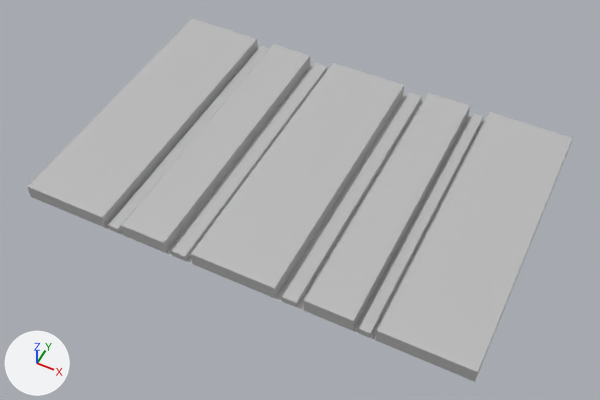
The FBX model sem_3/Environments/floor1.fbx as it was, and as the next commit left it.
Rendered twice from a 50 mm camera at (3.34, -6.9, 8.02) aimed at (0.06, -0.34, -0.18). Lighting does not change. The marker at lower left points along +X, +Y and +Z. The same objects are shown in both versions, whatever each file hides. Where no turn or scale is listed for an object, it has been applied to the vertices.

Script lines for the objects in view, before the commit:
```python
me_mesh = bpy.data.meshes.new('Mesh')
me_mesh.from_pydata(...)  # 72 vertices, 53 faces; spans x -3.0..3.0, y -2.0..2.0, z 0.0..0.2
me_mesh.materials.append(mat_lambert1)  # grey #bcbcbc
ob_floor = bpy.data.objects.new('floor', me_mesh)
ob_floor.location = (0.0, 0.0, 0.01)
```
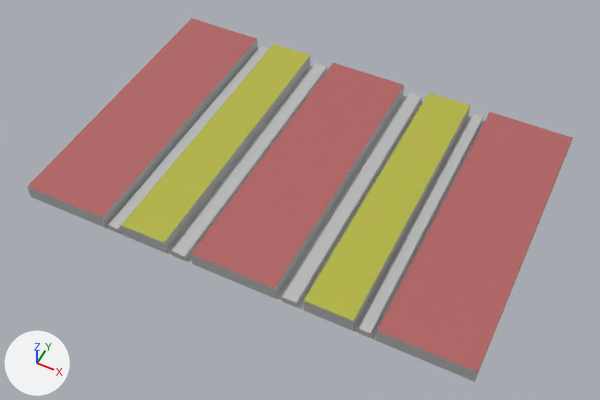
Changed parts and their boxes (x1, y1, x2, y2) in the pictures (600 x 400 px):
part 1 of me_mesh, recoloured (grey to yellow): (122, 44, 310, 243) in both
part 2 of me_mesh, recoloured (grey to yellow): (304, 93, 470, 321) in both
part 3 of me_mesh, recoloured (grey to brown): (27, 18, 257, 217) in both
part 4 of me_mesh, recoloured (grey to brown): (191, 63, 404, 288) in both
part 5 of me_mesh, recoloured (grey to brown): (377, 112, 573, 372) in both

What the commit changed:
Material 'PaintedMetal' (mat_paintedmetal) is new.
Its base color is (0.44, 0.121, 0.121) (brown #b16262).
Its roughness is 0.749.
Material 'PaintedMetal2' (mat_paintedmetal2) is new.
Its base color is (0.454, 0.463, 0.054) (yellow #b4b542).
Its roughness is 0.749.
me_mesh has 72 vertices, 53 faces and spans x -3.0..3.0, y -2.0..2.0, z 0.0..0.2.
me_mesh is used by ob_floor; location (0.0, 0.0, 0.01).
me_mesh part 1: the 1 face centred in x -1.25, y 0.0, z 0.2 switches from mat_lambert1 (grey #bcbcbc) to mat_paintedmetal2 (yellow #b4b542).
me_mesh part 2: the 1 face centred in x 1.25, y 0.0, z 0.2 switches from mat_lambert1 (grey #bcbcbc) to mat_paintedmetal2 (yellow #b4b542).
me_mesh part 3: the 1 face centred in x -2.42, y 0.0, z 0.2 switches from mat_lambert1 (grey #bcbcbc) to mat_paintedmetal (brown #b16161).
me_mesh part 4: the 1 face centred in x 0.0, y 0.0, z 0.2 switches from mat_lambert1 (grey #bcbcbc) to mat_paintedmetal (brown #b16161).
me_mesh part 5: the 1 face centred in x 2.42, y 0.0, z 0.2 switches from mat_lambert1 (grey #bcbcbc) to mat_paintedmetal (brown #b16161).
me_mesh now uses material mat_paintedmetal2 (yellow #b4b542).
me_mesh now uses material mat_paintedmetal (brown #b16262).
